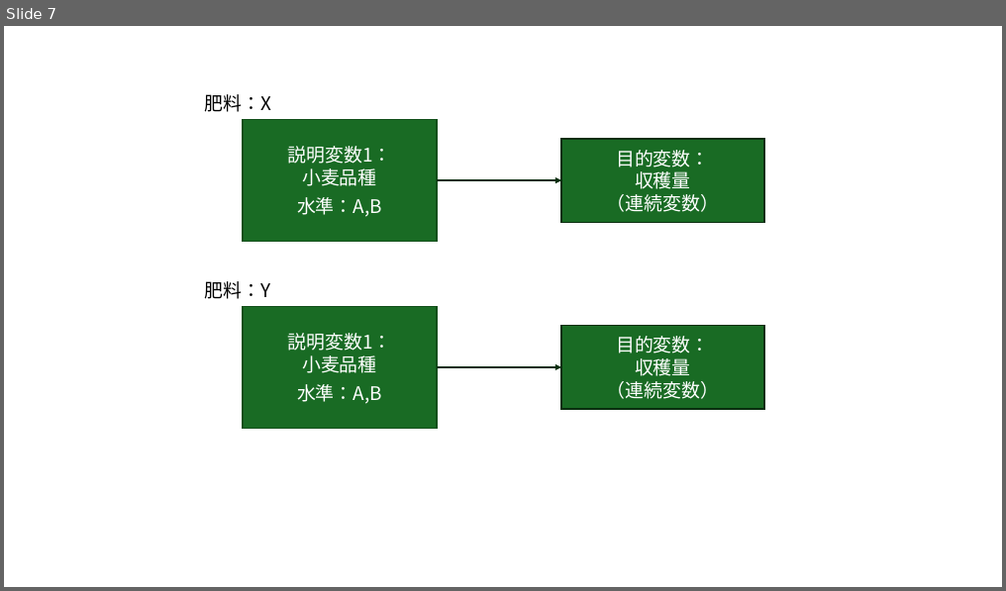
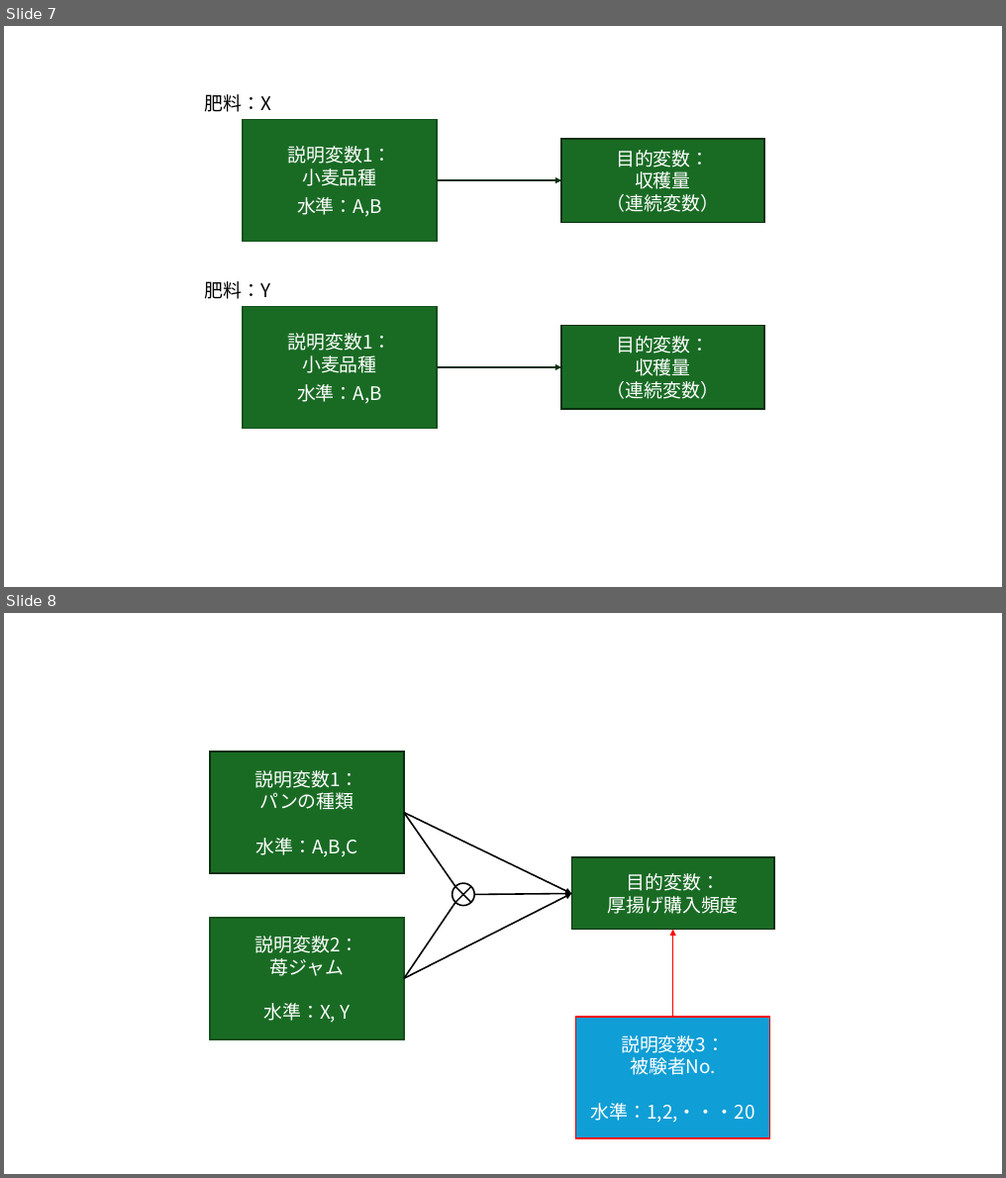
Before and after one commit to b-fujino/RLessonText, a slide deck: Img/AnovaModeling.pptx. Shown one above the other, each under a label of ours: slide 7 before the commit, slides 7 and 8 after it. The pictures are 1006x591 and 1006x1178 pixels, drawn with LibreOffice and Linux fonts; fonts in the diff are those of the drawing. Boxes give left, top, right and bottom in pixels: in the first picture for what was removed or moved away, otherwise in the second. Text is boxed around its words. In the diff, an @@ line names an element or a change of style, - is before the commit and + after.

```diff
--- a/Img/AnovaModeling.pptx
+++ b/Img/AnovaModeling.pptx
@@ slide 8 added at bbox=[4, 613, 1002, 1174], background #FFFFFF @@
@@ rectangle added at bbox=[210, 752, 404, 872], fill #196B24, outline #0B2F10 1.5 pt, 18 pt, text #FFFFFF @@
+説明変数1：
+パンの種類
+水準：A,B,C
@@ arrow added from (404, 813) to (571, 894), #000000 1.5 pt @@
@@ line added from (404, 813) to (455, 887), #000000 1.5 pt @@
@@ rectangle added at bbox=[571, 858, 774, 930], fill #196B24, outline #0B2F10 1.5 pt, 18 pt, text #FFFFFF @@
+目的変数：
+厚揚げ購入頻度
@@ arrow added from (404, 979) to (571, 894), #000000 1.5 pt @@
@@ line added from (404, 979) to (455, 903), #000000 1.5 pt @@
@@ ellipse added at bbox=[452, 883, 475, 906], fill #FFFFFF, outline #000000 1.5 pt @@
@@ line added from (455, 887) to (471, 903), #000000 1.5 pt @@
@@ line added from (471, 887) to (455, 903), #000000 1.5 pt @@
@@ arrow added from (475, 894) to (571, 894), #000000 1.5 pt @@
@@ rectangle added at bbox=[210, 918, 404, 1039], fill #196B24, outline #124F1B 1.5 pt, 18 pt, text #FFFFFF @@
+説明変数2：
+苺ジャム
+水準：X, Y
@@ arrow added from (673, 1017) to (673, 930), #FF0000 1.5 pt @@
@@ rectangle added at bbox=[576, 1017, 770, 1139], fill #0F9ED5, outline #FF0000 1.5 pt, 18 pt, text #FFFFFF @@
+説明変数3：
+被験者No.
+水準：1,2,・・・20
```
Also in this commit, not shown: 5 other files.
